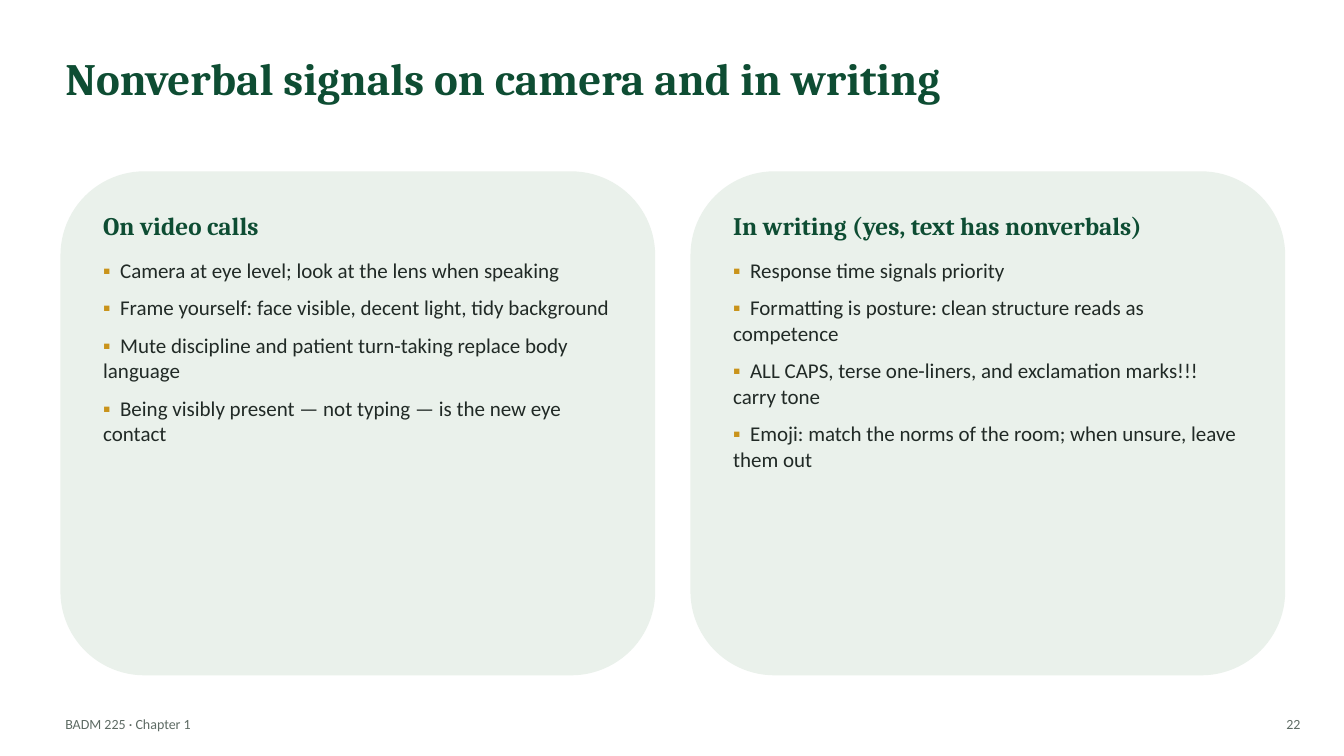
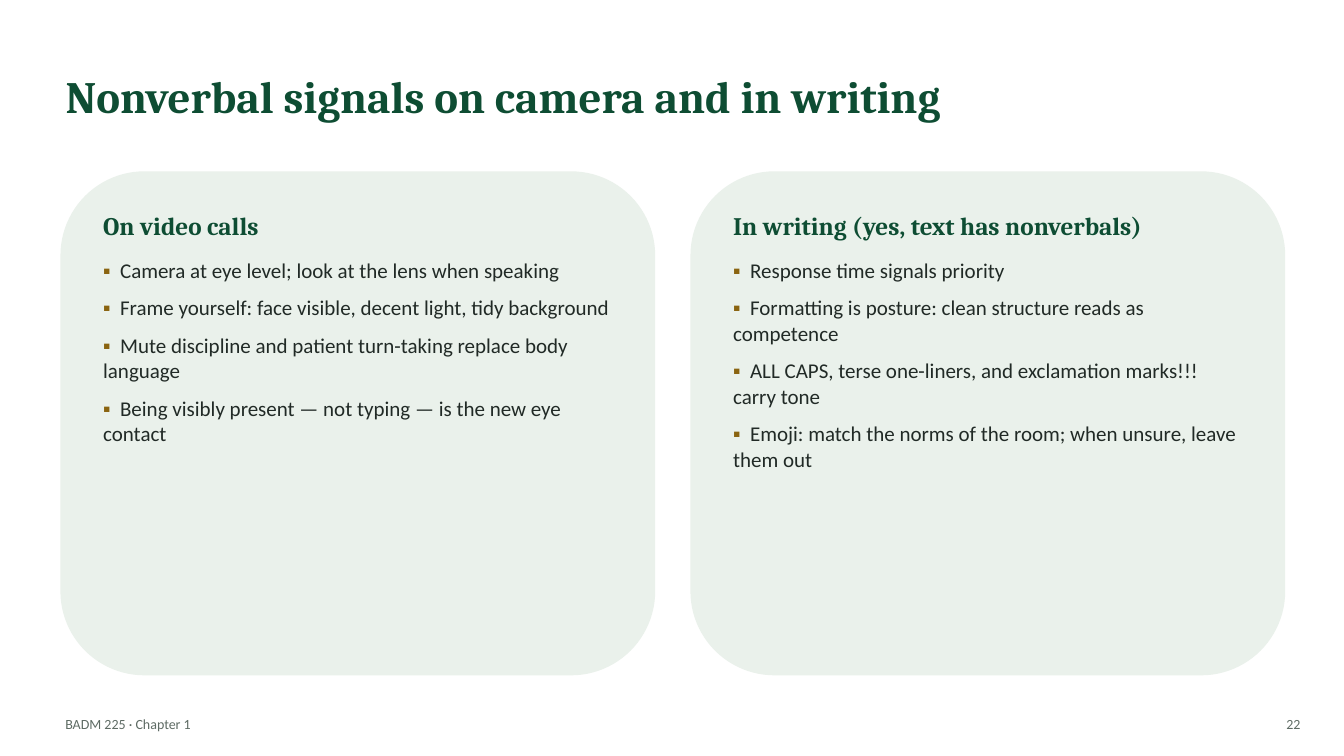
Before and after one commit to dbussan/badm-225, a slide deck: slide 22 of slides/ch01-communicating-in-todays-workplace.pptx. Drawn at 1344x756 pixels with LibreOffice and Linux fonts; fonts in the diff are those of the drawing. Boxes give left, top, right and bottom in pixels: in the first picture for what was removed or moved away, otherwise in the second. Text is boxed around its words. In the diff, an @@ line names an element or a change of style, - is before the commit and + after.

Commit message:
Accessibility hardening: true title placeholders on all slides, WCAG-passing bullet contrast (5.37:1)

```diff
--- a/slides/ch01-communicating-in-todays-workplace.pptx
+++ b/slides/ch01-communicating-in-todays-workplace.pptx
@@ title "Nonverbal signals on camera and ..." at (x1=66, y1=82, x2=940, y2=123): vertical alignment top to middle @@
@@ text in rounded rectangle at (x1=103, y1=263, x2=608, y2=441): text colour #C9931A to #8A6410 in "▪", "▪", "▪", "▪" @@
@@ text in rounded rectangle at (x1=733, y1=263, x2=1236, y2=467): text colour #C9931A to #8A6410 in "▪", "▪", "▪", "▪" @@
```
Also in this commit, not shown: 35 other slides changed, 3 other files.
